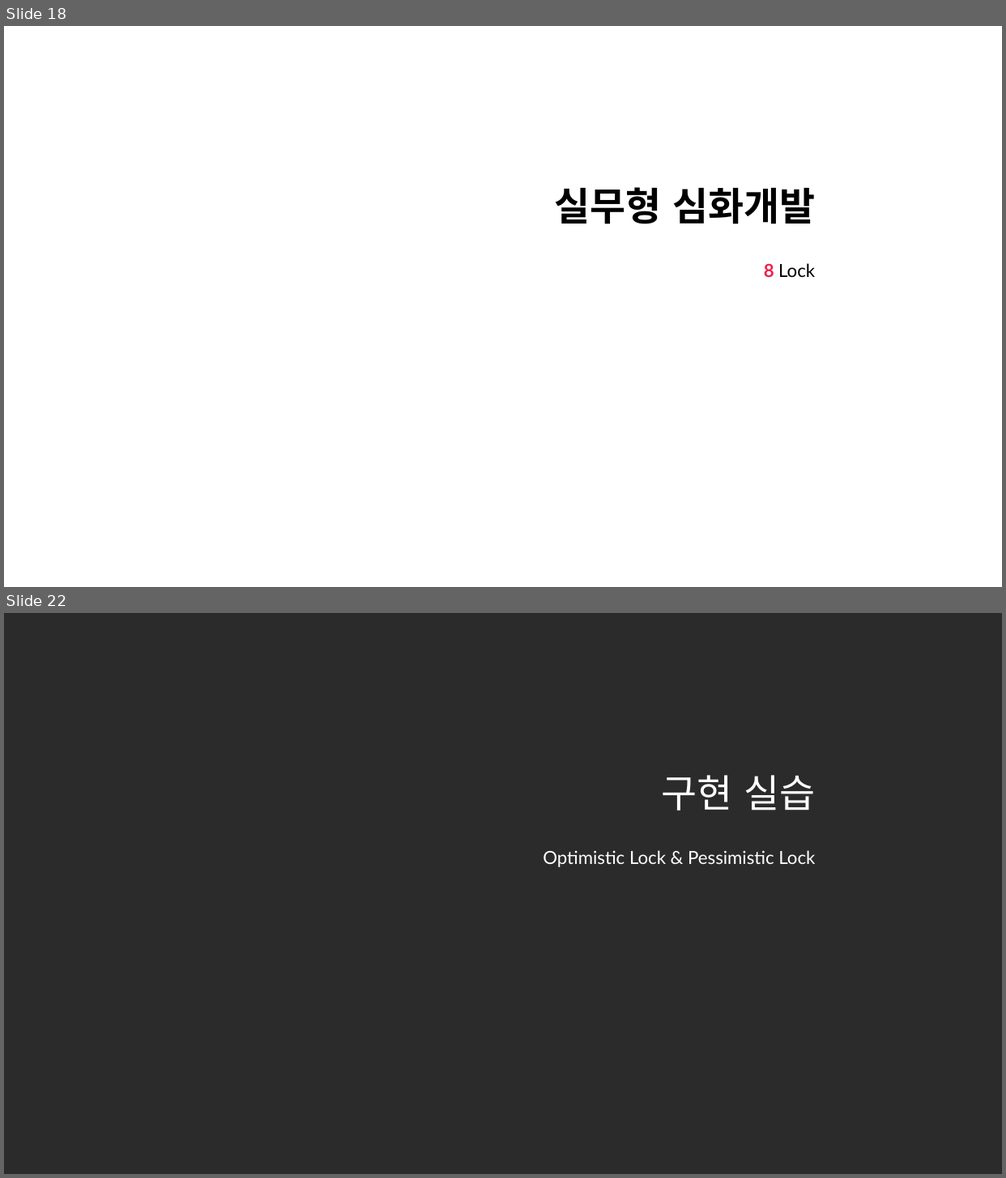
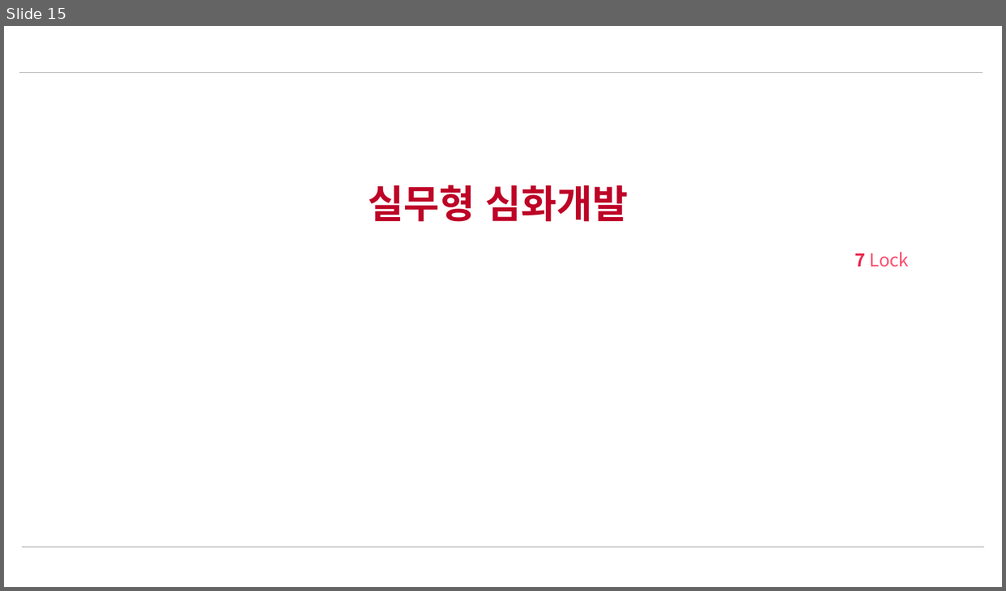
Before and after one commit to nayasis/fastcampus-webflux-coroutine, a slide deck: 99.ppt/Ch5. 실무형 심화개발.pptx. Shown one above the other, each under a label of ours: slides 18 and 22 before the commit, slide 15 after it; the slides between them are not shown. The pictures are 1006x1178 and 1006x591 pixels, drawn with LibreOffice and Linux fonts; fonts in the diff are those of the drawing; background and template pictures are left out; a plain dark background stands for a picture behind light text. Boxes give left, top, right and bottom in pixels: in the first picture for what was removed or moved away, otherwise in the second. Text is boxed around its words. In the diff, an @@ line names an element or a change of style, - is before the commit and + after.

```diff
--- a/99.ppt/Ch5. 실무형 심화개발.pptx
+++ b/99.ppt/Ch5. 실무형 심화개발.pptx
@@ slide 22 removed at (4, 613, 1002, 1174), background picture (left out) @@
@@ title removed at (662, 775, 815, 811) @@
-구현 실습
@@ subtitle removed at (543, 850, 815, 867) @@
-Optimistic Lock & Pessimistic Lock
@@ what was slide 18 is now slide 15 @@
@@ slide 15 changed as well @@
@@ line added from (20, 72) to (982, 72), #B3B3B3 0.5 pt @@
@@ title "실무형 심화개발" at (368, 185, 629, 222): font Lato to Noto Sans CJK KR, text colour #000000 to #BD0326; alignment right to centre @@
@@ subtitle at (854, 252, 909, 267): text changed; font Lato to Noto Sans CJK KR; text colour #000000 to #FC4E6F @@
-8 Lock
+7 Lock
@@ line added from (22, 547) to (984, 547), #B3B3B3 0.5 pt @@
```
Also in this commit, not shown: 19 other slides changed, 3 other slides removed, 2 other files.
